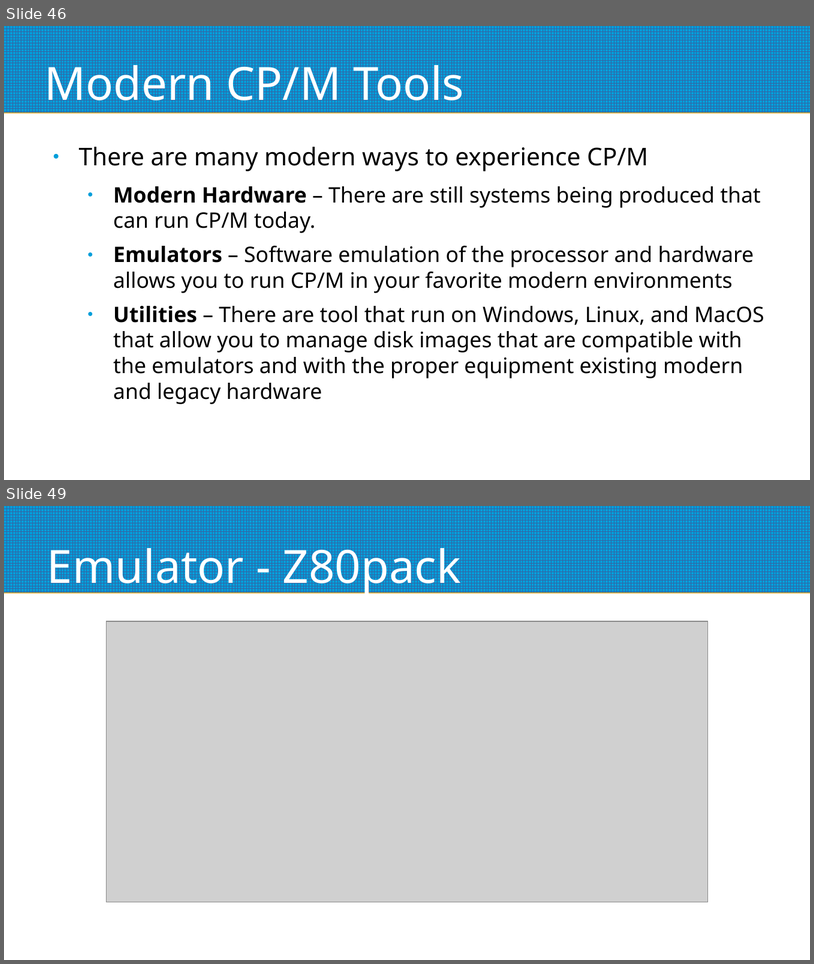
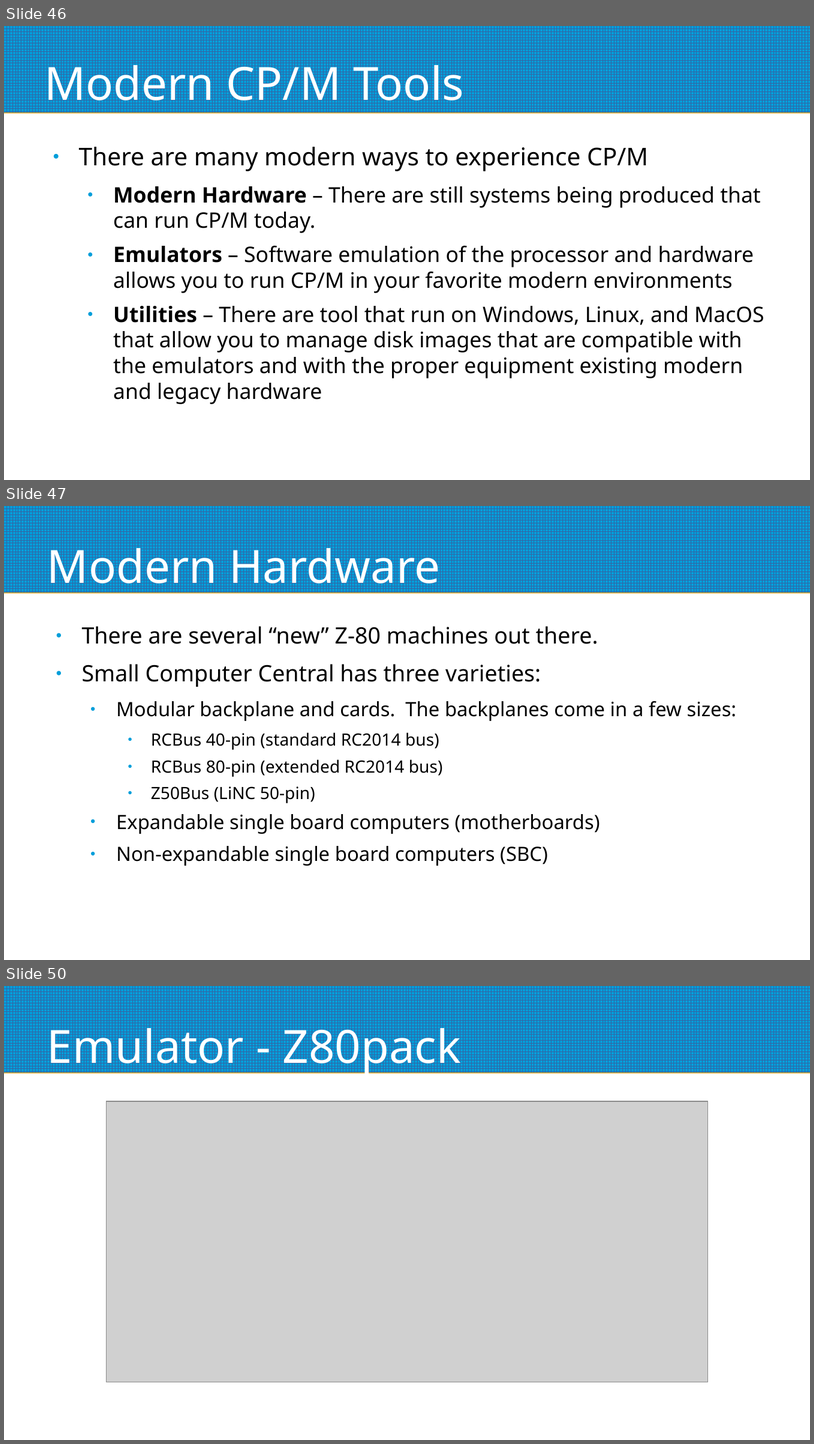
Before and after one commit to mggates39/Programming-With-CPM, a slide deck: CPM_Programming_Slides.odp. Shown one above the other, each under a label of ours: slides 46 and 49 before the commit, slides 46, 47 and 50 after it; the slides between them are not shown. The pictures are 814x964 and 814x1444 pixels, drawn with LibreOffice and Linux fonts; fonts in the diff are those of the drawing; grey boxes stand for pictures. Boxes give left, top, right and bottom in pixels: in the first picture for what was removed or moved away, otherwise in the second. Text is boxed around its words. In the diff, an @@ line names an element or a change of style, - is before the commit and + after.

Commit message:
Added modern hardware section

```diff
--- a/CPM_Programming_Slides.odp
+++ b/CPM_Programming_Slides.odp
@@ slide 47 added at [4,506,810,960], background #FFFFFF; not listed: 1 template element that a slide beside it also shows @@
@@ title added at [47,540,440,595], 45 pt, text #FFFFFF @@
+Modern Hardware
@@ text added at [82,626,737,865], 19.4 pt, text #000000 @@
+● There are several “new” Z-80 machines out there.
+● Small Computer Central has three varieties:
+  ● Modular backplane and cards. The backplanes come in a few sizes:
+    ● RCBus 40-pin (standard RC2014 bus)
+    ● RCBus 80-pin (extended RC2014 bus)
+    ● Z50Bus (LiNC 50-pin)
+  ● Expandable single board computers (motherboards)
+  ● Non-expandable single board computers (SBC)
@@ what was slide 49 is now slide 50 @@
```
Also in this commit, not shown: 1 slide changed, 1 other slide added, 1 slide removed.
